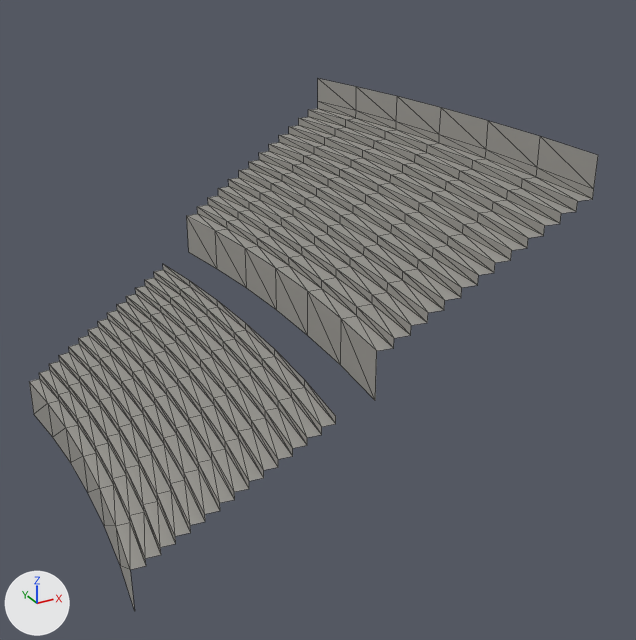
What one commit did to the glTF model cricket-assets/exports/stand_module.glb.
Rendered twice from a 50 mm camera at (71.3, -42.6, 28.8) aimed at (93.4, -2.5, 8.7). Lighting does not change. The marker at lower left points along +X, +Y and +Z. The older version comes first. Mesh edges are drawn as thin lines. Vertices at exactly the same position are counted once.

Names of what the first picture shows: 'Stand_Module'.
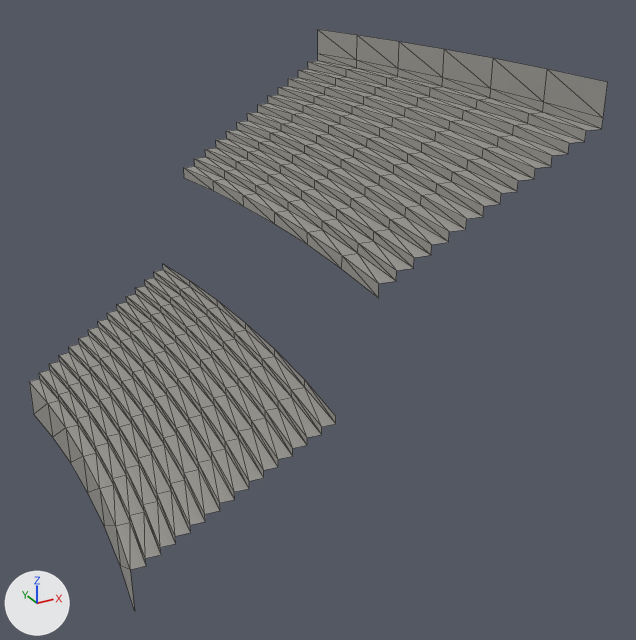
What differs and where, as boxes (x1, y1, x2, y2) in the pictures (636 x 640 px; the box of a moved part takes in the faces that stretch with it):
'Stand_Module', reshaped (9% taller)
    before: (29, 78, 598, 611)
    after: (29, 29, 608, 611)
part 1 of me_stand_module, moved or reshaped
    before: (188, 78, 598, 351)
    after: (185, 29, 608, 284)
part 2 of me_stand_module, moved or reshaped
    before: (187, 216, 377, 400)
    after: (184, 168, 379, 298)

Patch to the scene script:
```diff
--- a/cricket-assets/exports/stand_module.glb.py
+++ b/cricket-assets/exports/stand_module.glb.py
@@ me_stand_module @@
 # used by ob_stand_module; location = (0.0, 0.0, 0.0)
-me_stand_module.from_pydata(...)  # 413 vertices, 684 faces; spans x 79.3..103.0, y -13.4..13.4, z 0.0..19.4
+me_stand_module.from_pydata(...)  # 413 vertices, 684 faces; spans x 79.3..103.0, y -13.4..13.4, z 0.0..22.7
+# me_stand_module part 1: all 196 vertices in x 91.2..103.0, y -13.4..13.4, z 11.3..19.4 are moved by (0.0, 0.0, 3.3)
+# me_stand_module part 2: all 7 vertices in x 91.2..92.0, y -12.0..12.0, z 8.7 are moved by (0.0, 0.0, 5.2)
 me_stand_module.materials.append(mat_m_concrete)
```
